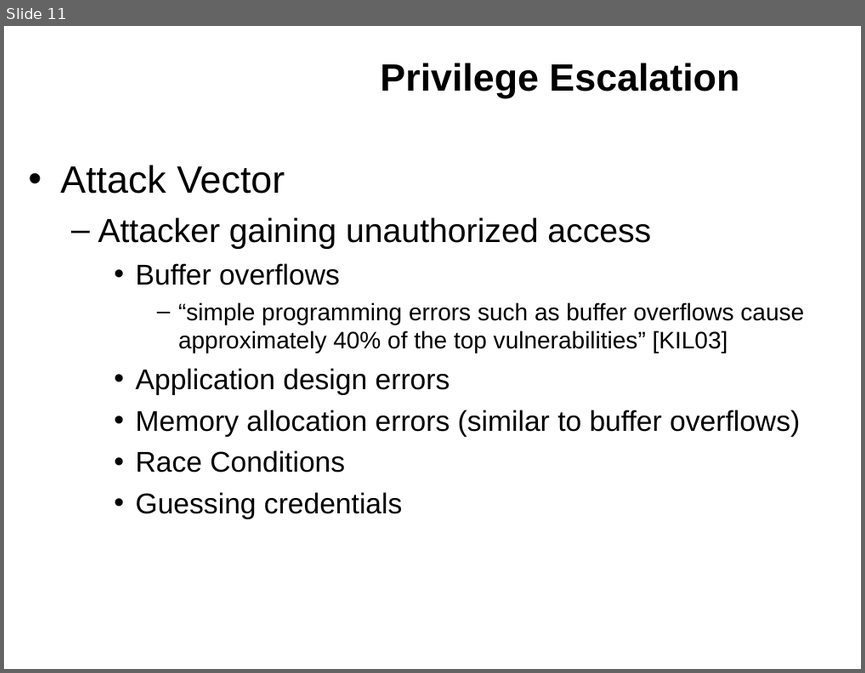
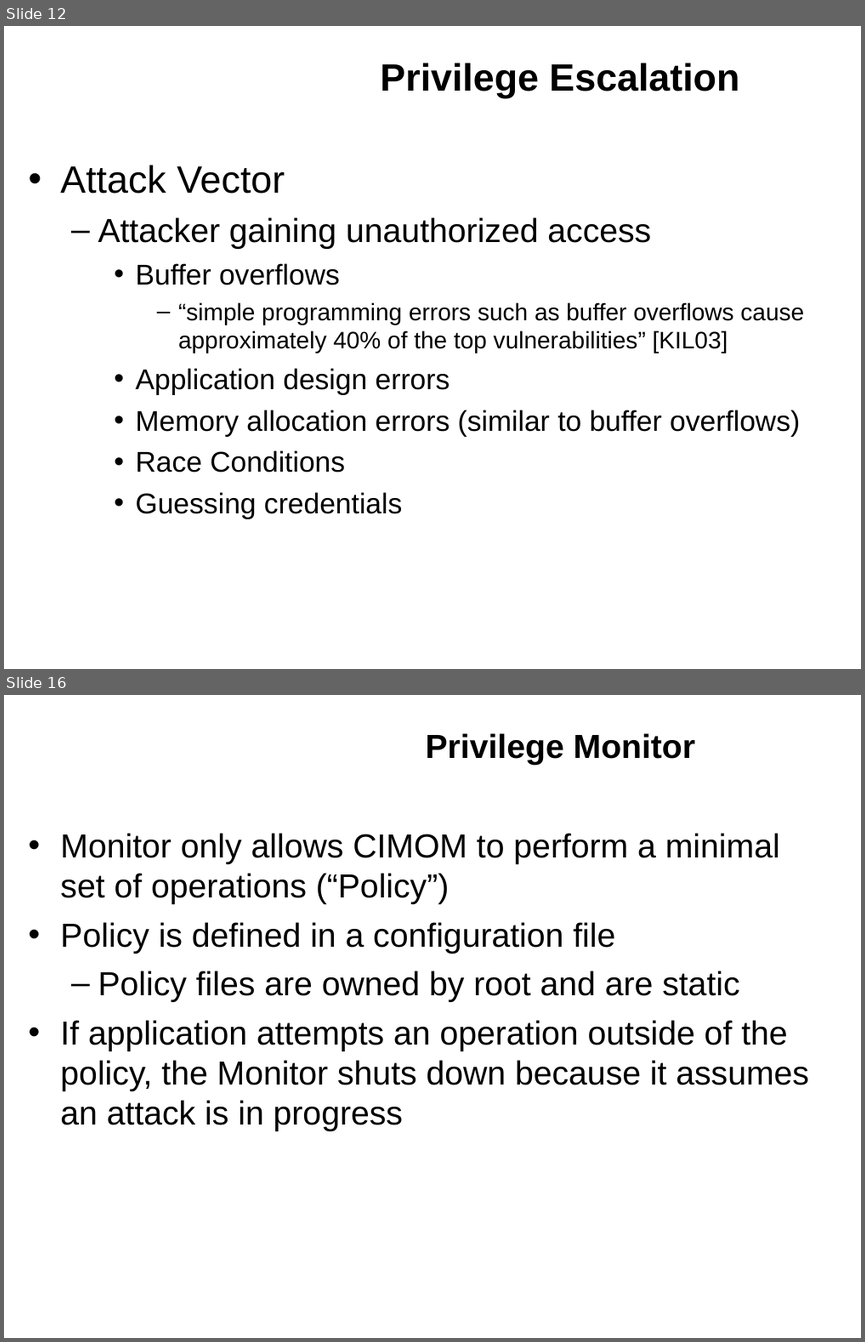
Before and after one commit to kkaempf/openwbem, a slide deck: doc/MDC-06-Security.odp. Shown one above the other, each under a label of ours: slide 11 before the commit, slides 12 and 16 after it; the slides between them are not shown. The pictures are 865x673 and 865x1342 pixels, drawn with LibreOffice and Linux fonts; fonts in the diff are those of the drawing; background and template pictures are left out. Boxes give left, top, right and bottom in pixels: in the first picture for what was removed or moved away, otherwise in the second. Text is boxed around its words. In the diff, an @@ line names an element or a change of style, - is before the commit and + after.

```diff
--- a/doc/MDC-06-Security.odp
+++ b/doc/MDC-06-Security.odp
@@ slide 16 added at box(4, 695, 861, 1338), background #FFFFFF @@
@@ title added at box(426, 733, 695, 765), 28 pt, text #000000, bold @@
+Privilege Monitor
@@ text added at box(60, 833, 809, 1131), 28 pt, text #000000 @@
+• Monitor only allows CIMOM to perform a minimal set of operations (“Policy”)
+• Policy is defined in a configuration file
+  – Policy files are owned by root and are static
+• If application attempts an operation outside of the policy, the Monitor shuts down because it assumes an attack is in progress
@@ what was slide 11 is now slide 12 @@
```
Also in this commit, not shown: 6 slides changed, 2 other slides added.
